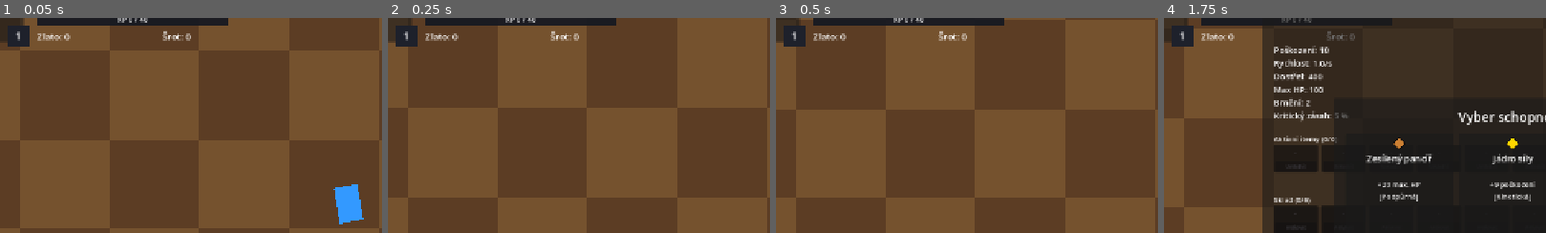
Above: before the commit, frames 1-4 (left to right).
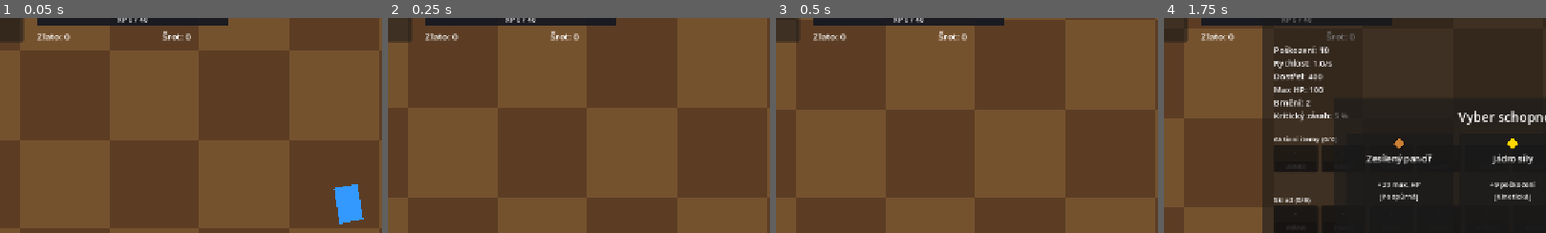
Above: after the commit, the same moments.

Repository: Wazzbi/auto-battler
Game: Godot game, scene res://scenes/main.tscn
Two runs of this game, one before a commit and one after it. Both use one fixed random seed, a clock stepped at 60 frames per second and the inputs below.
Inputs (mouse positions are % of the whole screen's width and height, from its top left):
- Up to frame 1 (0.05 s): no input
- Up to frame 2 (0.25 s): no input
- Up to frame 3 (0.5 s): no input
- Up to frame 4 (1.75 s): click (5, 8) at 0.5 s; click "Debug" at 1.25 s
The pictures show only the part of the screen within x 4-54%, y 8-58%; the shares and areas given below are measured in that part.

The runs differ from the first frame. In frame 1, 0.4% of the frame differs, in the area x 2-8%, y 3-14%; in frame 2, 0.5%; in frame 3, 0.5%; in frame 4, 0.4%.

Commit message:
Odstranit in-game odznáček s úrovní hráče na avatarovi
Control/LevelBadge + LevelLabel (malé číslo úrovně přes roh portrétu)
smazáno na explicit user request. Úroveň hráče v běhu už není vidět nikde
přímo (jen nepřímo přes vyšší staty z LEVEL_STAT_GROWTH) - zpátky se
objeví na Game Over/Victory obrazovce po konci běhu, beze změny.

Co-Authored-By: Claude Sonnet 5 <noreply@anthropic.com>

Diff:
--- a/scenes/ui/hud.gd
+++ b/scenes/ui/hud.gd
@@ -41,16 +41,15 @@
 @onready var stat_hp: Label = $Control/CharacterPanel/InventoryTabContent/StatHP
 @onready var stat_armor: Label = $Control/CharacterPanel/InventoryTabContent/StatArmor
 @onready var stat_crit: Label = $Control/CharacterPanel/InventoryTabContent/StatCrit
-@onready var level_label: Label = $Control/LevelBadge/LevelLabel
 ## Portrét je klikatelné tlačítko (viz "CharacterPanel" v CLAUDE.md) - klik
 ## otevře CharacterPanel (Inventář). STALE (2026-09-28): dřív se žlutě
 ## zbarvoval a nesl odznáček "+N" čekajících bodů dovednosti - odstraněno,
 ## protože body dovednosti jsou od "Lobby a meta-progrese" META a hráč je
 ## stejně nemůže během běhu utratit (portrét v běhu na ně nijak nereaguje),
-## takže odznáček jen matl. LevelBadge/LevelLabel zůstávají samostatné
-## sourozenecké uzly (ne děti Portrait), překryté přes jeho roh - proto mají
-## v hud.tscn mouse_filter = 2 (IGNORE), ať klik na jejich malou plochu pořád
-## propadne dolů na tlačítko Portrait.
+## takže odznáček jen matl. **Odznáček s úrovní hráče (LevelBadge/LevelLabel)
+## byl odstraněn stejný den** (explicit user request) - úroveň teď v běhu
+## nikde vidět není (jen nepřímo přes vyšší staty, viz LEVEL_STAT_GROWTH),
+## zpátky se objeví jen na Game Over/Victory obrazovce po konci běhu.
 @onready var portrait_button: Button = $Control/Portrait
 @onready var hp_bar: ProgressBar = $Control/HPBar
 @onready var hp_label: Label = $Control/HPBar/HPLabel
@@ -306,8 +305,7 @@
 	xp_label.text = "XP %d / %d" % [current_xp, xp_needed]
 
 
-func _on_level_changed(new_level: int) -> void:
-	level_label.text = str(new_level)
+func _on_level_changed(_new_level: int) -> void:
 	_refresh_stat_labels()
 
 
@@ -481,7 +479,6 @@
 ## signály při resetu už proběhly dřív, než se HUD stihl připojit.
 func _refresh_progression() -> void:
 	_on_survival_time_changed(GameManager.survival_time)
-	level_label.text = str(GameManager.player_level)
 	gold_label.text = "Zlato: %d" % GameManager.currency
 	scrap_label.text = "Šrot: %d" % GameManager.scrap
 	_on_xp_changed(GameManager.player_xp, GameManager.xp_for_next_level())
--- a/scenes/ui/hud.tscn
+++ b/scenes/ui/hud.tscn
@@ -31,25 +31,6 @@
 offset_right = 96.0
 offset_bottom = 96.0
 text = ""
-
-[node name="LevelBadge" type="ColorRect" parent="Control" unique_id=1753874969]
-layout_mode = 0
-mouse_filter = 2
-offset_left = 70.0
-offset_top = 70.0
-offset_right = 104.0
-offset_bottom = 104.0
-color = Color(0.12, 0.13, 0.17, 1)
-
-[node name="LevelLabel" type="Label" parent="Control/LevelBadge" unique_id=1468170134]
-layout_mode = 1
-anchors_preset = 15
-anchor_right = 1.0
-anchor_bottom = 1.0
-mouse_filter = 2
-text = "1"
-horizontal_alignment = 1
-vertical_alignment = 1
 
 [node name="HPBar" type="ProgressBar" parent="Control" unique_id=1511595178]
 layout_mode = 0
Not shown, changed: CLAUDE.md
